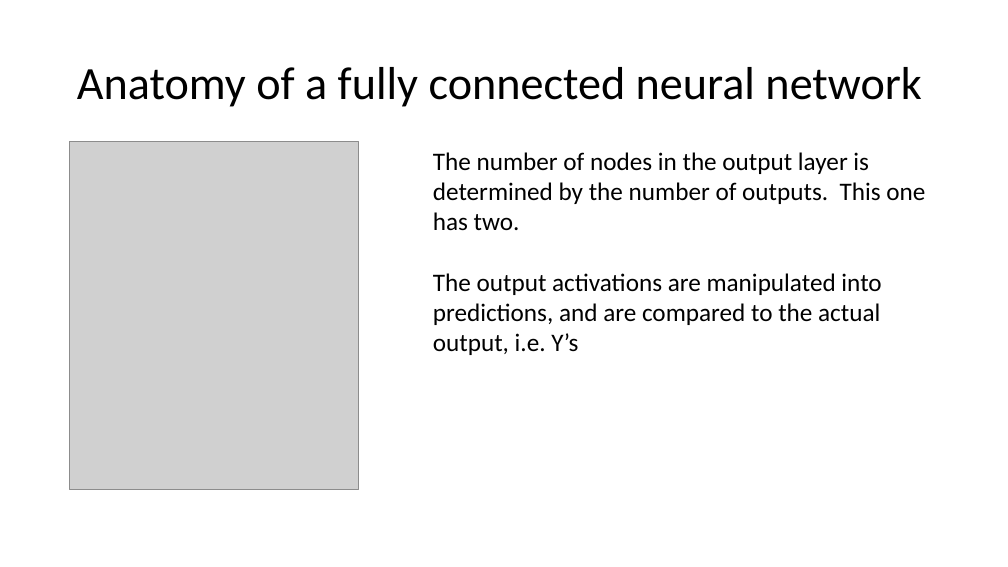
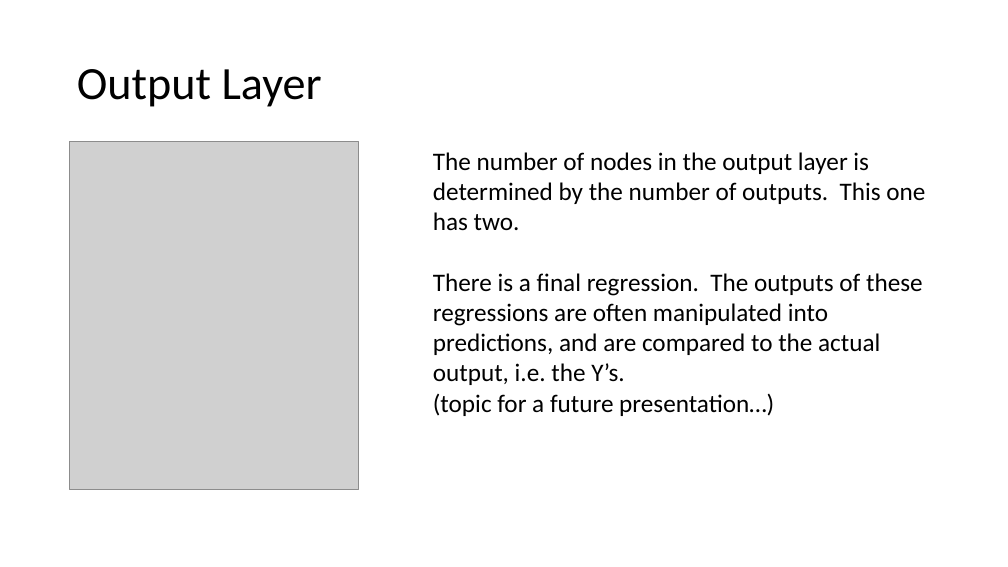
Before and after one commit to snyderjo/Neural-Network-Presentation, a slide deck: slide 11 of firstPart/Neural Networks - pt 1.pptx (slide 10 before the commit). Drawn at 1008x567 pixels with LibreOffice and Linux fonts; fonts in the diff are those of the drawing; grey boxes stand for pictures. Boxes give left, top, right and bottom in pixels: in the first picture for what was removed or moved away, otherwise in the second. Text is boxed around its words. In the diff, an @@ line names an element or a change of style, - is before the commit and + after.

```diff
--- a/firstPart/Neural Networks - pt 1.pptx
+++ b/firstPart/Neural Networks - pt 1.pptx
@@ title at box(77, 69, 322, 107): text changed @@
-Anatomy of a fully connected neural network
+Output Layer
@@ text at box(433, 273, 923, 416): text changed @@
-The output activations are manipulated into predictions, and are compared to the actual output, i.e. Y’s
+There is a final regression. The outputs of these regressions are often manipulated into predictions, and are compared to the actual output, i.e. the Y’s.
+(topic for a future presentation…)
```
Also in this commit, not shown: 10 other slides changed, 3 slides added, 1 other file.
